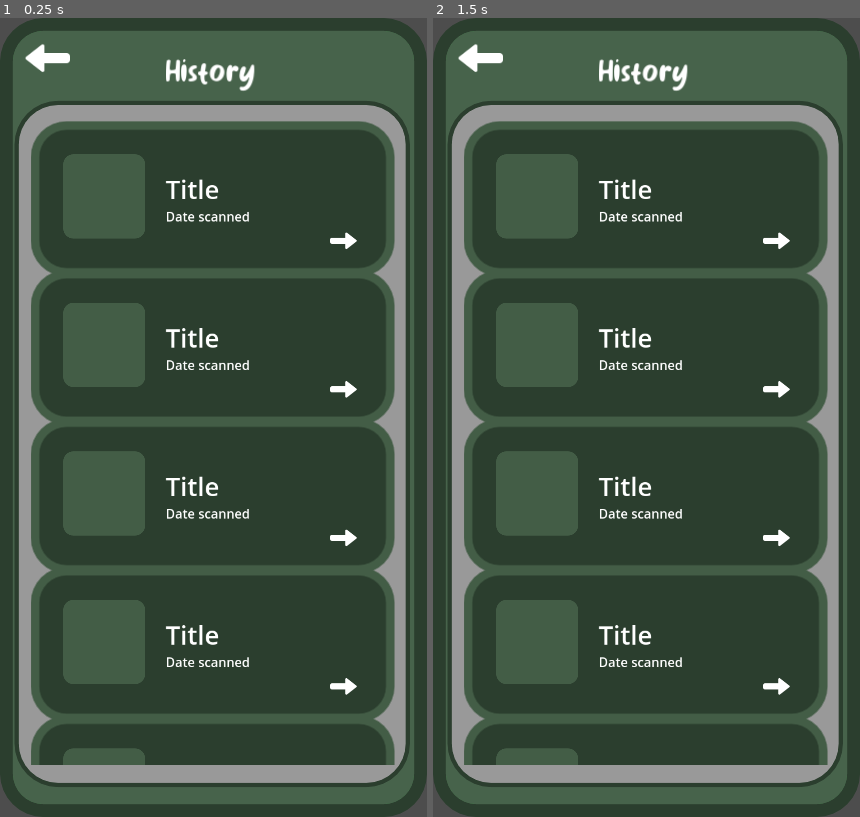
Above: before the commit, frames 1-2 (left to right).
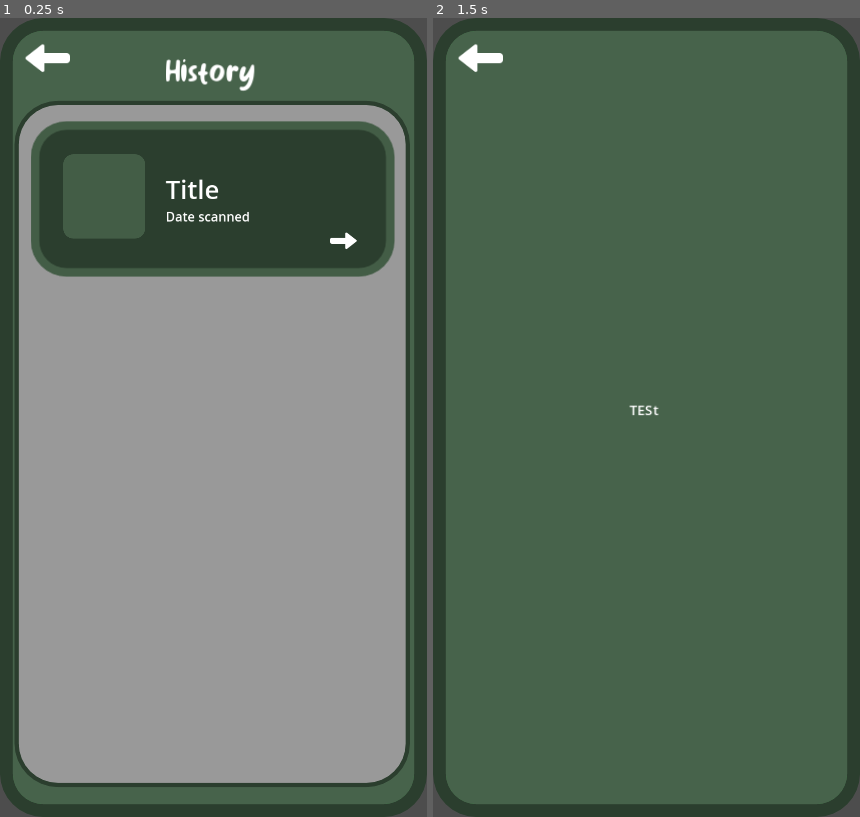
Above: after the commit, the same moments.

Repository: JeremieBolduc/polyhx-h2024
Game: Godot game, scene res://Application/history.tscn
Same seed, same stepped clock (60 frames per second), same inputs: the game is played once before the commit and once after it. This scene is started directly instead of the project's main scene.
Inputs (mouse positions are in pixels of both pictures, inside the frame that each line leads up to):
- Up to frame 1 (0.25 s): no input
- Up to frame 2 (1.5 s): click "............" at 0.5 s; click (633, 489) at 1.25 s, where only the run before the commit has a clickable "............"

The runs differ from the first frame. In frame 1, 51% of the frame differs, in the area x 7-93%, y 31-94%; in frame 2, 62%, in the area x 3-97%, y 5-97%.

Commit message:
History button added

Diff:
--- /dev/null
+++ b/Godot/Application/button_template.gd
@@ -0,0 +1,16 @@
+extends Button
+
+@export_file("*.tscn") var urlToHistoryItem: String
+
+# Called when the node enters the scene tree for the first time.
+func _ready():
+	pass # Replace with function body.
+
+
+# Called every frame. 'delta' is the elapsed time since the previous frame.
+func _process(delta):
+	pass
+
+func _on_button_pressed():
+	print("okesdpofks")
+	get_tree().change_scene_to_file(urlToHistoryItem)
--- a/Godot/Application/button_template.tscn
+++ b/Godot/Application/button_template.tscn
@@ -1,5 +1,6 @@
-[gd_scene load_steps=6 format=3 uid="uid://471io5grnwcd"]
+[gd_scene load_steps=12 format=3 uid="uid://471io5grnwcd"]
 
+[ext_resource type="Script" path="res://Application/button_template.gd" id="1_edyo0"]
 [ext_resource type="Texture2D" uid="uid://dtsonar4swjdf" path="res://Media/Images/icons8-arrow-60.png" id="1_opc0l"]
 
 [sub_resource type="StyleBoxEmpty" id="StyleBoxEmpty_gl6ve"]
@@ -25,6 +26,16 @@
 corner_radius_bottom_right = 20
 corner_radius_bottom_left = 20
 
+[sub_resource type="StyleBoxEmpty" id="StyleBoxEmpty_vgxdn"]
+
+[sub_resource type="StyleBoxEmpty" id="StyleBoxEmpty_q5qth"]
+
+[sub_resource type="StyleBoxEmpty" id="StyleBoxEmpty_6bqo6"]
+
+[sub_resource type="StyleBoxEmpty" id="StyleBoxEmpty_efgmp"]
+
+[sub_resource type="StyleBoxEmpty" id="StyleBoxEmpty_blre4"]
+
 [node name="HistoryButton" type="Button"]
 anchors_preset = -1
 anchor_right = 0.426
@@ -35,6 +46,8 @@
 theme_override_font_sizes/font_size = 60
 theme_override_styles/normal = SubResource("StyleBoxEmpty_gl6ve")
 text = "............"
+script = ExtResource("1_edyo0")
+urlToHistoryItem = "res://Application/history_item.tscn"
 metadata/_edit_use_anchors_ = true
 
 [node name="Panel" type="Panel" parent="."]
@@ -91,3 +104,15 @@
 theme_override_font_sizes/font_size = 25
 text = "Date scanned"
 metadata/_edit_use_anchors_ = true
+
+[node name="Button" type="Button" parent="."]
+layout_mode = 0
+offset_right = 217.0
+offset_bottom = 91.0
+theme_override_styles/normal = SubResource("StyleBoxEmpty_vgxdn")
+theme_override_styles/hover = SubResource("StyleBoxEmpty_q5qth")
+theme_override_styles/pressed = SubResource("StyleBoxEmpty_6bqo6")
+theme_override_styles/disabled = SubResource("StyleBoxEmpty_efgmp")
+theme_override_styles/focus = SubResource("StyleBoxEmpty_blre4")
+
+[connection signal="pressed" from="Button" to="." method="_on_button_pressed"]
--- a/Godot/Application/history.tscn
+++ b/Godot/Application/history.tscn
@@ -59,24 +59,3 @@
 
 [node name="HistoryButton" parent="ScrollContainer/VBoxContainer" instance=ExtResource("2_rcfyh")]
 layout_mode = 2
-
-[node name="HistoryButton2" parent="ScrollContainer/VBoxContainer" instance=ExtResource("2_rcfyh")]
-layout_mode = 2
-
-[node name="HistoryButton3" parent="ScrollContainer/VBoxContainer" instance=ExtResource("2_rcfyh")]
-layout_mode = 2
-
-[node name="HistoryButton4" parent="ScrollContainer/VBoxContainer" instance=ExtResource("2_rcfyh")]
-layout_mode = 2
-
-[node name="HistoryButton5" parent="ScrollContainer/VBoxContainer" instance=ExtResource("2_rcfyh")]
-layout_mode = 2
-
-[node name="HistoryButton6" parent="ScrollContainer/VBoxContainer" instance=ExtResource("2_rcfyh")]
-layout_mode = 2
-
-[node name="HistoryButton7" parent="ScrollContainer/VBoxContainer" instance=ExtResource("2_rcfyh")]
-layout_mode = 2
-
-[node name="HistoryButton8" parent="ScrollContainer/VBoxContainer" instance=ExtResource("2_rcfyh")]
-layout_mode = 2
--- /dev/null
+++ b/Godot/Application/history_item.tscn
@@ -0,0 +1,29 @@
+[gd_scene load_steps=2 format=3 uid="uid://c5ubfbj52yex5"]
+
+[ext_resource type="PackedScene" uid="uid://d4b8037q6kkr0" path="res://Application/template.tscn" id="1_4ctd3"]
+
+[node name="Control" type="Control"]
+layout_mode = 3
+anchors_preset = 15
+anchor_right = 1.0
+anchor_bottom = 1.0
+grow_horizontal = 2
+grow_vertical = 2
+
+[node name="Screen" parent="." instance=ExtResource("1_4ctd3")]
+layout_mode = 1
+
+[node name="RichTextLabel" type="RichTextLabel" parent="."]
+layout_mode = 1
+anchors_preset = 8
+anchor_left = 0.5
+anchor_top = 0.5
+anchor_right = 0.5
+anchor_bottom = 0.5
+offset_left = -20.0
+offset_top = -20.0
+offset_right = 20.0
+offset_bottom = 20.0
+grow_horizontal = 2
+grow_vertical = 2
+text = "TESt"
--- a/Godot/Application/main_screen.tscn
+++ b/Godot/Application/main_screen.tscn
@@ -81,35 +81,27 @@
 
 [node name="Panel2" type="Panel" parent="Screen/Panel/Control"]
 layout_mode = 0
-offset_left = -183.0
-offset_top = 225.0
-offset_right = 185.0
-offset_bottom = 490.0
+offset_left = -184.0
+offset_top = 250.0
+offset_right = 184.0
+offset_bottom = 472.0
 theme_override_styles/panel = SubResource("StyleBoxFlat_5t4nx")
 
 [node name="VBoxContainer" type="VBoxContainer" parent="Screen/Panel"]
 layout_mode = 1
 anchors_preset = -1
-anchor_left = 0.3
-anchor_top = 0.557692
-anchor_right = 0.704
-anchor_bottom = 0.754274
-offset_left = -40.0
-offset_top = 35.0
-offset_right = 42.0
-offset_bottom = 35.0
+anchor_left = 0.22
+anchor_top = 0.627137
+anchor_right = 0.788
+anchor_bottom = 0.773504
 grow_horizontal = 2
 grow_vertical = 2
+metadata/_edit_use_anchors_ = true
 
 [node name="Start_Recycling" type="Button" parent="Screen/Panel/VBoxContainer"]
 layout_mode = 2
 theme_override_font_sizes/font_size = 25
 text = "Start Recyling"
-
-[node name="Options" type="Button" parent="Screen/Panel/VBoxContainer"]
-layout_mode = 2
-theme_override_font_sizes/font_size = 25
-text = "Options"
 
 [node name="History" type="Button" parent="Screen/Panel/VBoxContainer"]
 layout_mode = 2
@@ -123,6 +115,5 @@
 text = "About Us"
 
 [connection signal="pressed" from="Screen/Panel/VBoxContainer/Start_Recycling" to="." method="_on_start_recycling_pressed"]
-[connection signal="pressed" from="Screen/Panel/VBoxContainer/Options" to="." method="_on_options_pressed"]
 [connection signal="pressed" from="Screen/Panel/VBoxContainer/History" to="." method="_on_help_pressed"]
 [connection signal="pressed" from="Screen/Panel/VBoxContainer/AboutUs" to="." method="_on_about_us_pressed"]
Not shown: 1 places in Godot/Application/options.tscn that only renumber resources
